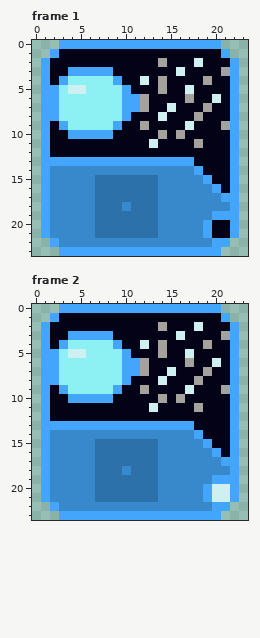
A pixel-art file gets an edit: Art/Textures/Tiles/BlueTiles/chaff_pod.aseprite. The first picture shows the starting point.
24x24 pixels, 2 frames. Shown: frame 1, frame 2.
Now the later version:
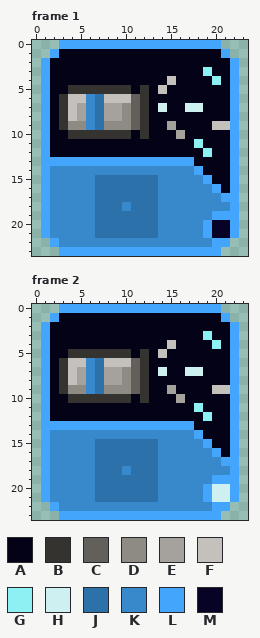
Palette (. is transparent): A #040217  B #343330  C #63605c  D #8e8b85  E #a5a29d  F #c4c1bc  G #8df1f4  H #cef0f1  J #2c71aa  K #3789cc  L #43a6fc  M #070326
Changes in this commit:
--- frame 1
@@ x 0..23 @@
  1 ..LAAAAAAAAAAAAAAAAAAL..
- 2 .LAAAAAAAAAAAAEAAAHAAAL.
- 3 .LAALLLLLAAAAAAAHAAAAEL.
- 4 .LALGGGGGLAAHAEAAAAEAAL.
- 5 .LLGHHGGGGLAAAEAAHAAAAL.
- 6 .LLGGGGGGGLLEAAAAEAAHAL.
- 7 .LLGGGGGGGLLEAAHAAAEAAL.
- 8 .LLGGGGGGGLAAAHAAAEAAAL.
- 9 .LALGGGGGLAAEAAAAHAAAEL.
-10 .LAALLLLLAAAAAEAEAAAAAL.
-11 .LAAAAAAAAAAAHAAAAEAAAL.
-12 .LAAAAAAAAAAAAAAAAAAAAL.
+ 2 .LAAAAAAAAAAAAAAAAAAAAL.
+ 3 .LAAAAAAAAAAAAAAAAAGAAL.
+ 4 .LAAAAAAAAAAAAAFAAAAGAL.
+ 5 .LAABBBBBBBABAFAAAAAAAL.
+ 6 .LABFFKJFFFCBAAAAAAAAAL.
+ 7 .LABFEKJEEDCBAHAAHHAAAL.
+ 8 .LABFEKJEEDCBAAAAAAAAAL.
+ 9 .LABDDKJDDDCBAAEAAAAFFL.
+10 .LAABBBBBBBABAAAEAAAAAL.
+11 .LAAAAAAAAAAAAAAAAGAAAL.
+12 .LAAAAAAAAAAAAAAAAAGAAL.
 13 .LLLLLLLLLLLLLLLLLAAAAL.
@@ x 18..23 @@
 19 KKLLL.
-20 KLAAL.
-21 KLAAL.
+20 KLMML.
+21 KLMML.
 22 KKLL..
--- frame 2
@@ x 0..23 @@
  1 ..LAAAAAAAAAAAAAAAAAAL..
- 2 .LAAAAAAAAAAAAEAAAHAAAL.
- 3 .LAALLLLLAAAAAAAHAAAAEL.
- 4 .LALGGGGGLAAHAEAAAAEAAL.
- 5 .LLGHHGGGGLAAAEAAHAAAAL.
- 6 .LLGGGGGGGLLEAAAAEAAHAL.
- 7 .LLGGGGGGGLLEAAHAAAEAAL.
- 8 .LLGGGGGGGLAAAHAAAEAAAL.
- 9 .LALGGGGGLAAEAAAAHAAAEL.
-10 .LAALLLLLAAAAAEAEAAAAAL.
-11 .LAAAAAAAAAAAHAAAAEAAAL.
-12 .LAAAAAAAAAAAAAAAAAAAAL.
+ 2 .LAAAAAAAAAAAAAAAAAAAAL.
+ 3 .LAAAAAAAAAAAAAAAAAGAAL.
+ 4 .LAAAAAAAAAAAAAFAAAAGAL.
+ 5 .LAABBBBBBBABAFAAAAAAAL.
+ 6 .LABFFKJFFFCBAAAAAAAAAL.
+ 7 .LABFEKJEEDCBAHAAHHAAAL.
+ 8 .LABFEKJEEDCBAAAAAAAAAL.
+ 9 .LABDDKJDDDCBAAEAAAAFFL.
+10 .LAABBBBBBBABAAAEAAAAAL.
+11 .LAAAAAAAAAAAAAAAAGAAAL.
+12 .LAAAAAAAAAAAAAAAAAGAAL.
 13 .LLLLLLLLLLLLLLLLLAAAAL.
